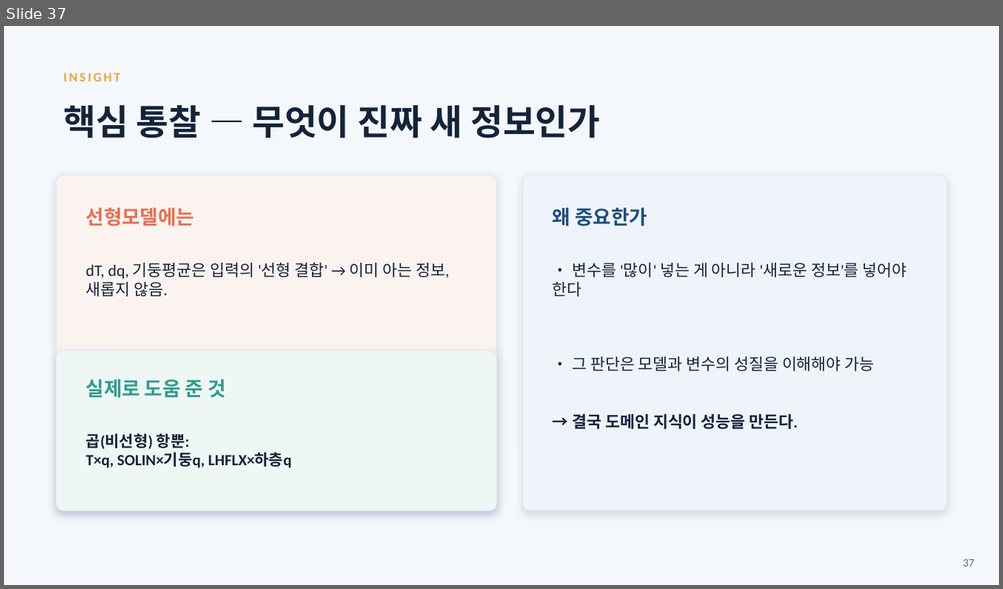
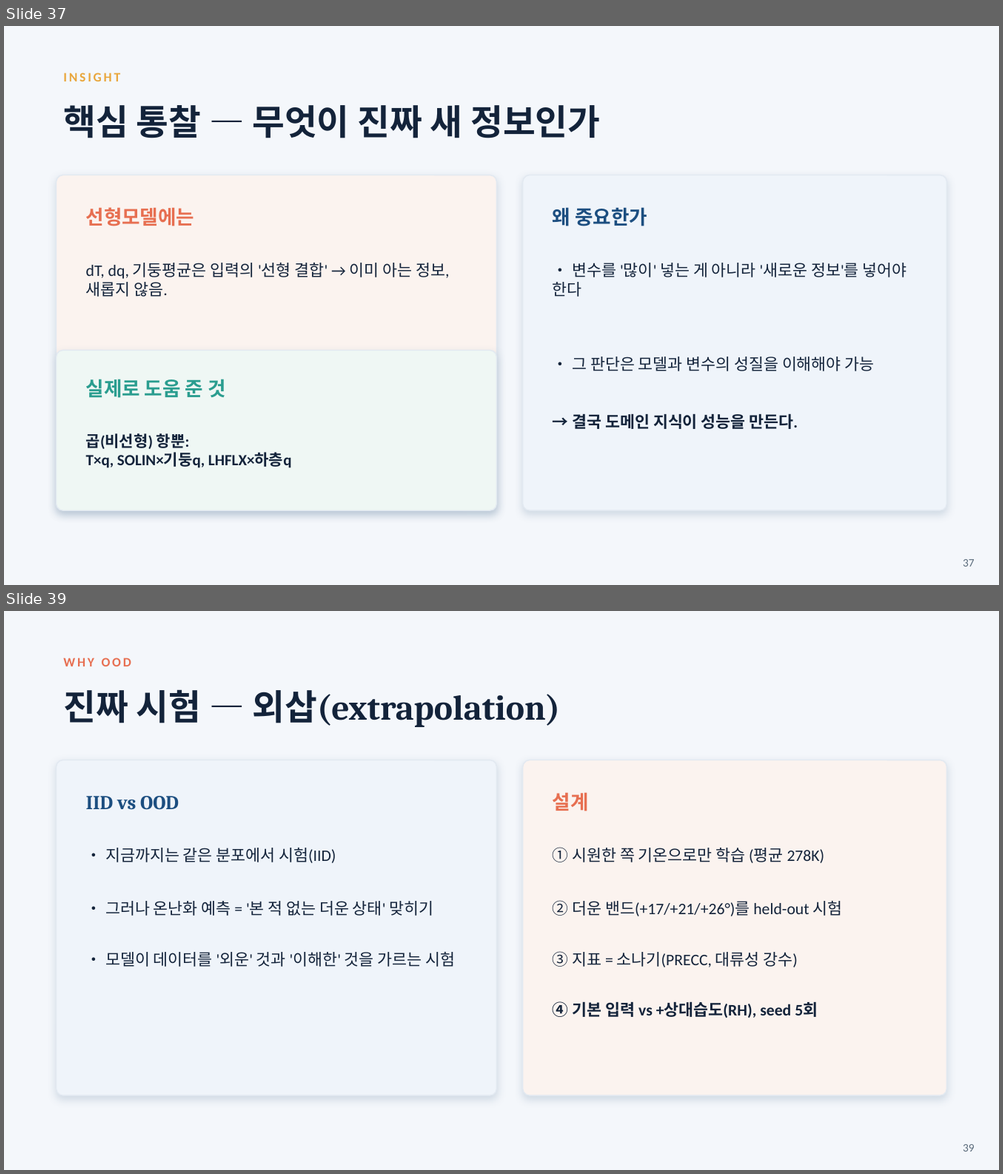
Before and after one commit to ohmycoding1/climsim, a slide deck: presentations/ClimSim_전처리분석.pptx. Shown one above the other, each under a label of ours: slide 37 before the commit, slides 37 and 39 after it; the slides between them are not shown. The pictures are 1003x589 and 1003x1174 pixels, drawn with LibreOffice and Linux fonts; fonts in the diff are those of the drawing. Boxes give left, top, right and bottom in pixels: in the first picture for what was removed or moved away, otherwise in the second. Text is boxed around its words. In the diff, an @@ line names an element or a change of style, - is before the commit and + after.

```diff
--- a/presentations/ClimSim_전처리분석.pptx
+++ b/presentations/ClimSim_전처리분석.pptx
@@ slide 39 added at (x1=4, y1=611, x2=999, y2=1170), background #F4F7FB @@
@@ text added at (x1=63, y1=658, x2=131, y2=667), 12.5 pt, text #E76F51, bold @@
+WHY OOD
@@ text added at (x1=63, y1=689, x2=560, y2=727), 34 pt, text #13233A, bold @@
+진짜 시험 — 외삽(extrapolation)
@@ rounded rectangle added at (x1=57, y1=760, x2=496, y2=1096), fill #EFF4FA, outline #E2E9F1 1 pt @@
@@ rounded rectangle added at (x1=523, y1=760, x2=946, y2=1096), fill #FBF3EF, outline #E2E9F1 1 pt @@
@@ text added at (x1=86, y1=796, x2=455, y2=967), 15.5 pt, text #13233A @@
+IID vs OOD
+• 지금까지는 같은 분포에서 시험(IID)
+• 그러나 온난화 예측 = '본 적 없는 더운 상태' 맞히기
+• 모델이 데이터를 '외운' 것과 '이해한' 것을 가르는 시험
@@ text added at (x1=552, y1=792, x2=842, y2=1018), 15.5 pt, text #13233A @@
+설계
+① 시원한 쪽 기온으로만 학습 (평균 278K)
+② 더운 밴드(+17/+21/+26°)를 held-out 시험
+③ 지표 = 소나기(PRECC, 대류성 강수)
+④ 기본 입력 vs +상대습도(RH), seed 5회
@@ text added at (x1=962, y1=1145, x2=974, y2=1152), 11 pt, text #5A6B7B @@
+39
```
Also in this commit, not shown: 2 slides changed, 5 other slides added.
